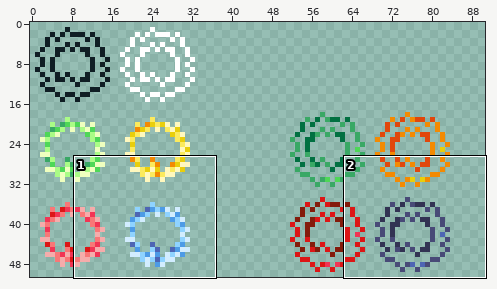
Sprite sheet, stored at Resources/Textures/Wreath.png. The picture above shows the old version from afar; the outline marks the close-up.
Close-up. Earlier state:
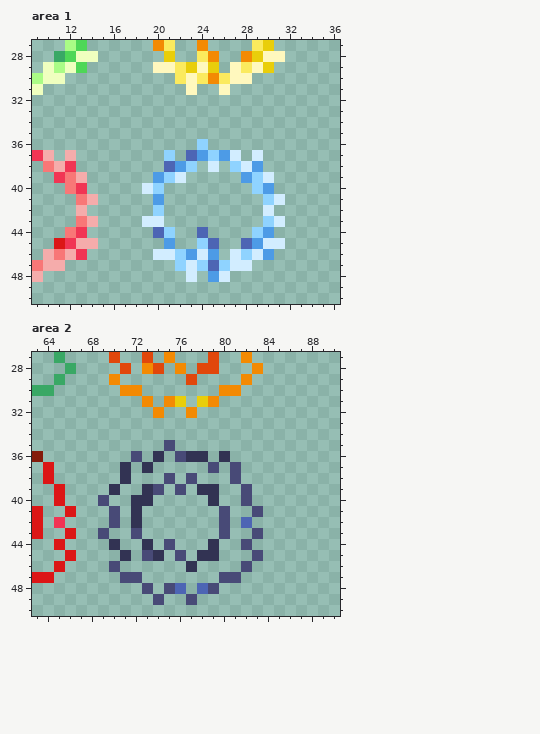
The file is 204x102 pixels, drawn in blocks of 2x2; one block is one cell here. Shown: area 1: x 9..36, y 27..50; area 2: x 63..90, y 27..50. The wide view leaves out empty margins.
Now the later version:
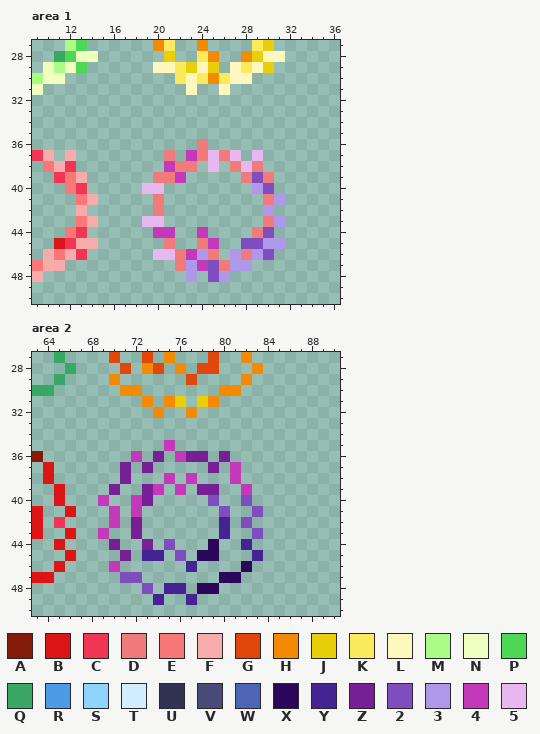
Palette (. is transparent): A #841b0b  B #dc1616  C #f13554  D #f07b7b  E #f87777  F #f5acab  G #e1470b  H #f38a03  J #e9ce0b  K #fbea5e  L #fff8be  M #aafc86  N #efffbf  P #4ed757  Q #39a865  R #4d9be6  S #8fd3ff  T #d2edff  U #323353  V #484a77  W #4d65b4  X #2b065b  Y #442492  Z #772096  2 #7e4ebf  3 #af97e9  4 #c439b9  5 #e9b7ef
Difference:
Changed rows in their new state; - is an unchanged pixel.
Area 1:
first column x 19:
36 -----D-------
37 --D-4D5D5-5--
38 --4DD-5-D5D--
39 -DD4-----D2D-
40 55--------32-
41 -D---------D3
42 -D---------3-
43 55---------D3
44 -44--4----D2-
45 --D--D4--2233
46 -55D43D-3D32-
47 ---D342D33---
48 ----3-23-----
Area 2:
first column x 69:
35 ------4--------
36 ---4-Z-4ZZ-Z---
37 --Z-Z-----Z-4--
38 --Z---4-4---4--
39 -Z--Z4-4-ZZ--4-
40 4--4Z-----2--2-
41 -4-4-------2--2
42 -4-Z-------Y-2-
43 4--Z-------Y--2
44 -Z--Z-2---X--Y-
45 --Z-YY-2-XX---Y
46 -4------Y----X-
47 --22-------XX--
48 ----2-YY-XX----
49 -----Y--Y------
